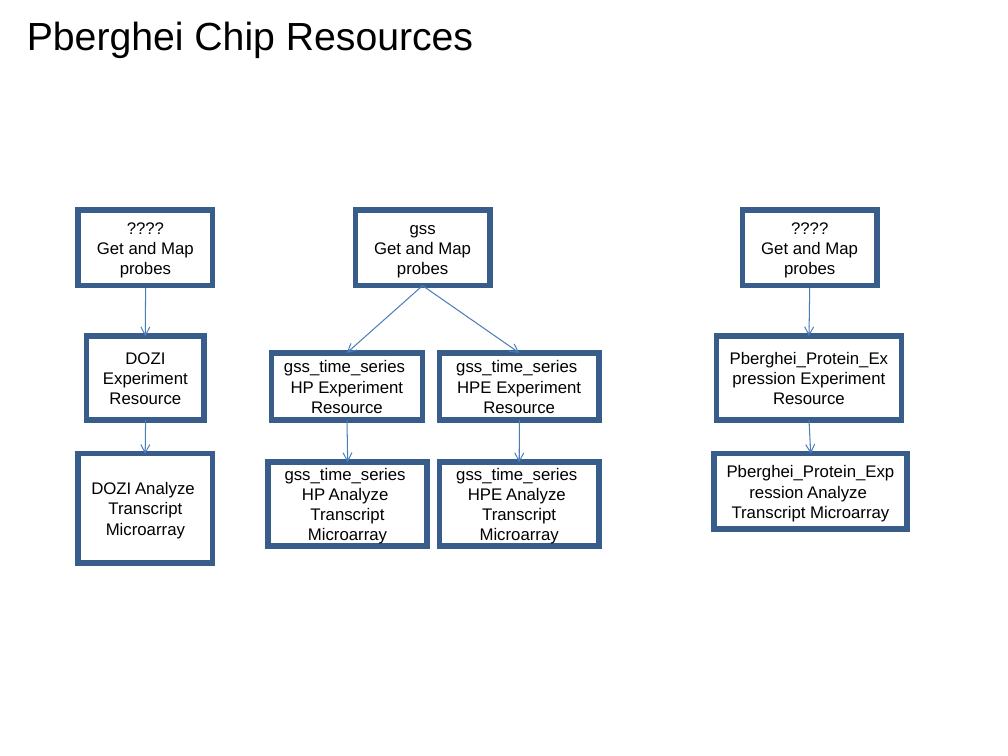
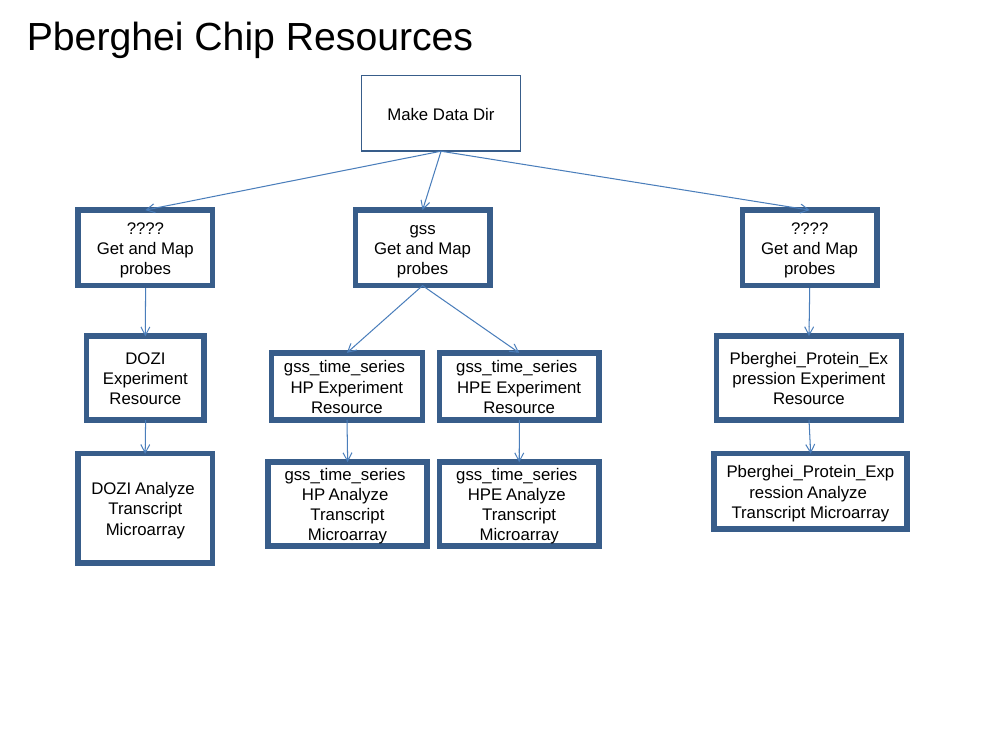
Before and after one commit to VEuPathDB/ApiCommonWorkflow, a slide deck: slide 27 of Main/doc/IntegratedWorkflow.ppt. Drawn at 1008x756 pixels with LibreOffice and Linux fonts; fonts in the diff are those of the drawing. Boxes give left, top, right and bottom in pixels: in the first picture for what was removed or moved away, otherwise in the second. Text is boxed around its words. In the diff, an @@ line names an element or a change of style, - is before the commit and + after.

```diff
--- a/Main/doc/IntegratedWorkflow.ppt
+++ b/Main/doc/IntegratedWorkflow.ppt
@@ rectangle added at [361,76,520,151], outline #385D8A 0.99 pt, 12 pt, text #000000 @@
+Make Data Dir
@@ arrow added from (442, 151) to (145, 210), #4A7EBB 0.74 pt @@
@@ arrow added from (442, 151) to (422, 210), #4A7EBB 0.74 pt @@
@@ arrow added from (440, 151) to (809, 210), #4A7EBB 0.74 pt @@
```
Also in this commit, not shown: 6 other slides changed, 3 slides added.
